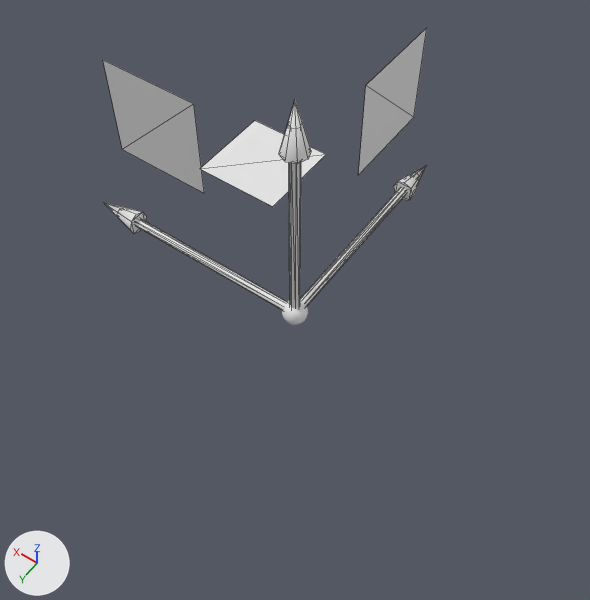
The glTF model data/handle.glb: old version first, new version second.
Before and after are seen from a 50 mm lens placed at (-1.1, 1.53, 2.48), pointed at (-0.11, 0.16, 0.32). The axes (+X, +Y, +Z) are drawn at lower left. The lights are the same throughout. Mesh edges are drawn as thin lines on the coarser meshes.

Names of what the first picture shows: 'AxisX', 'AxisY', 'AxisZ', 'PlaneX', 'PlaneY', 'PlaneZ'.
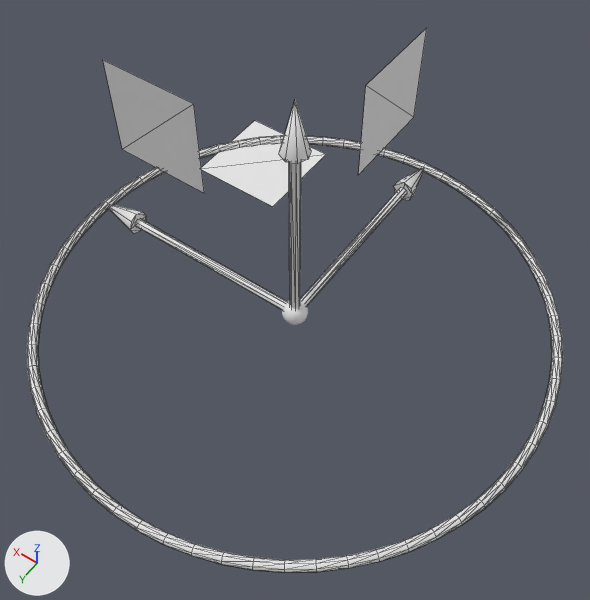
Boxes (x1, y1, x2, y2) around the edits, measured in the pictures (590 x 600 px):
'Circle', added
    after: (27, 136, 563, 573)

The change, as a diff of the scene's bpy script:
```diff
--- a/data/handle.glb.py
+++ b/data/handle.glb.py
@@ me_torus @@
+me_torus.from_pydata(...)  # a torus around z (ring radius 0.98, tube radius 0.02) spanning x -1.0..1.0, y -1.0..1.0, z -0.02..0.02
@@ ob_circle @@
+ob_circle = bpy.data.objects.new('Circle', me_torus)
+ob_circle.location = (0.0, 0.0, 0.0)
```
